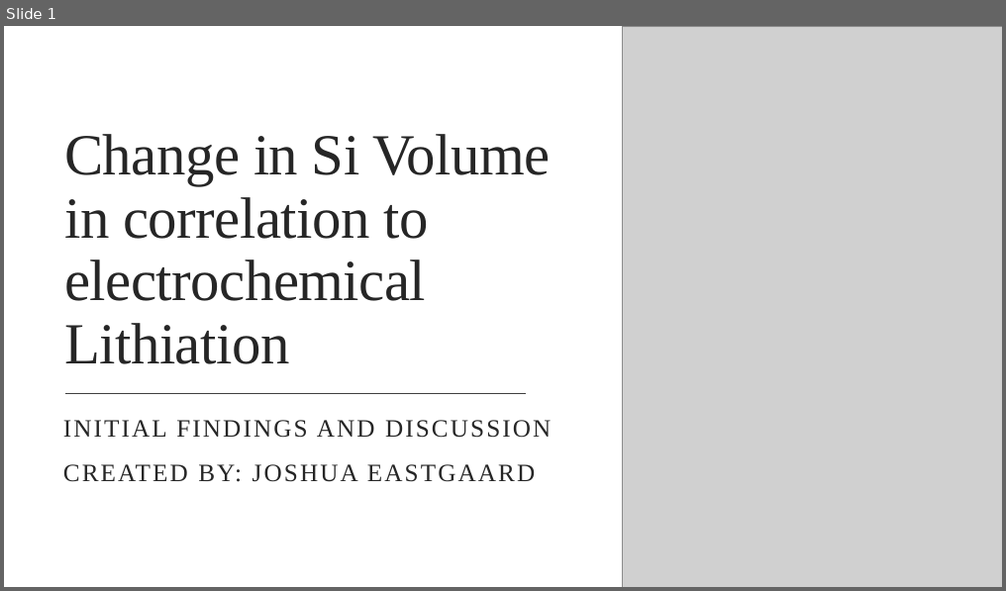
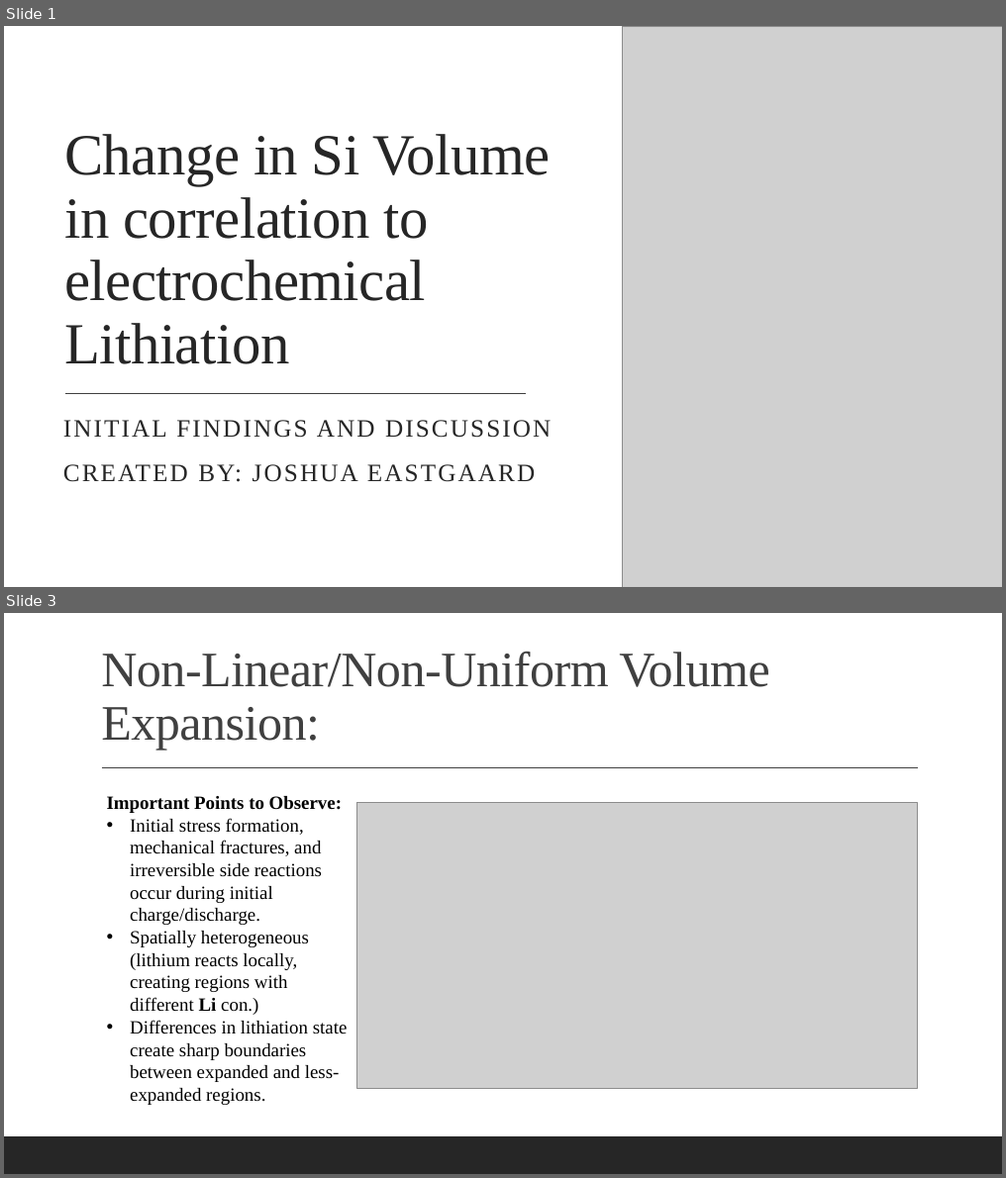
Before and after one commit to jeastgaard1/Battery-Modelling, a slide deck: Si VS Lithiation Thickness.pptx. Shown one above the other, each under a label of ours: slide 1 before the commit, slides 1 and 3 after it; the slides between them are not shown. The pictures are 1006x591 and 1006x1178 pixels, drawn with LibreOffice and Linux fonts; fonts in the diff are those of the drawing; grey boxes stand for pictures. Boxes give left, top, right and bottom in pixels: in the first picture for what was removed or moved away, otherwise in the second. Text is boxed around its words. In the diff, an @@ line names an element or a change of style, - is before the commit and + after.

Commit message:
Updated power point

```diff
--- a/Si VS Lithiation Thickness.pptx
+++ b/Si VS Lithiation Thickness.pptx
@@ slide 3 added at [4,613,1002,1174], background #FFFFFF; not listed: 1 template element that a slide beside it also shows @@
@@ title added at [101,651,769,750], 47.7 pt, text #404040 @@
+Non-Linear/Non-Uniform Volume Expansion:
@@ line added from (102, 768) to (918, 768), #404040 1 pt @@
@@ text added at [107,796,348,1105], 18 pt, text #000000 @@
+Important Points to Observe:
+• Initial stress formation, mechanical fractures, and irreversible side reactions occur during initial charge/discharge.
+• Spatially heterogeneous (lithium reacts locally, creating regions with different Li con.)
+• Differences in lithiation state create sharp boundaries between expanded and less-expanded regions.
@@ picture added at [357,802,918,1088] @@
```
Also in this commit, not shown: 2 other slides added, 1 slide removed.
